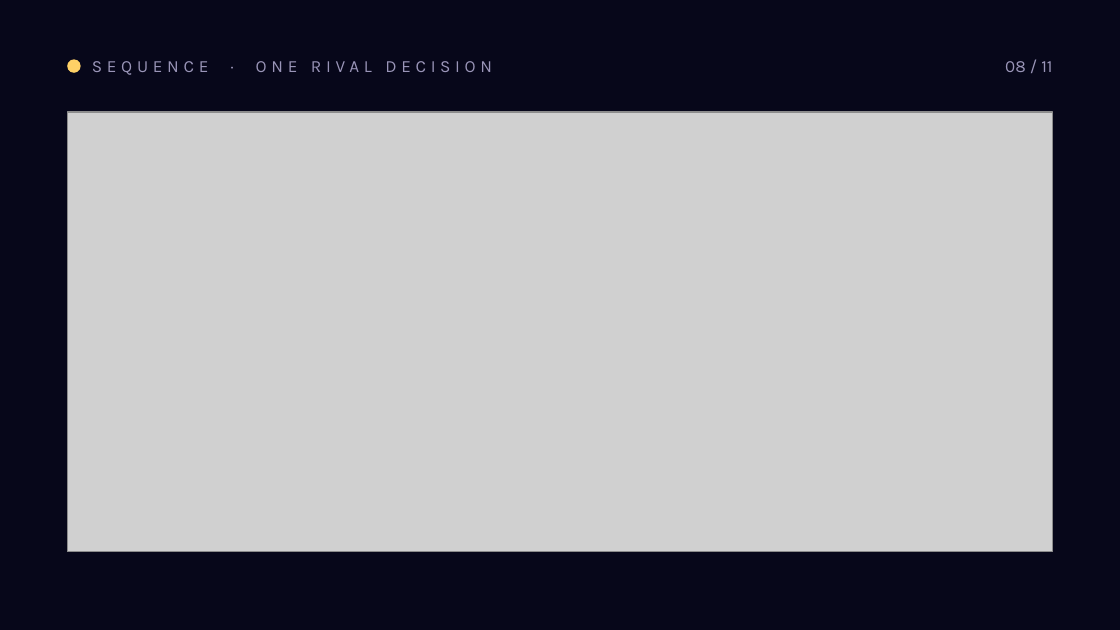
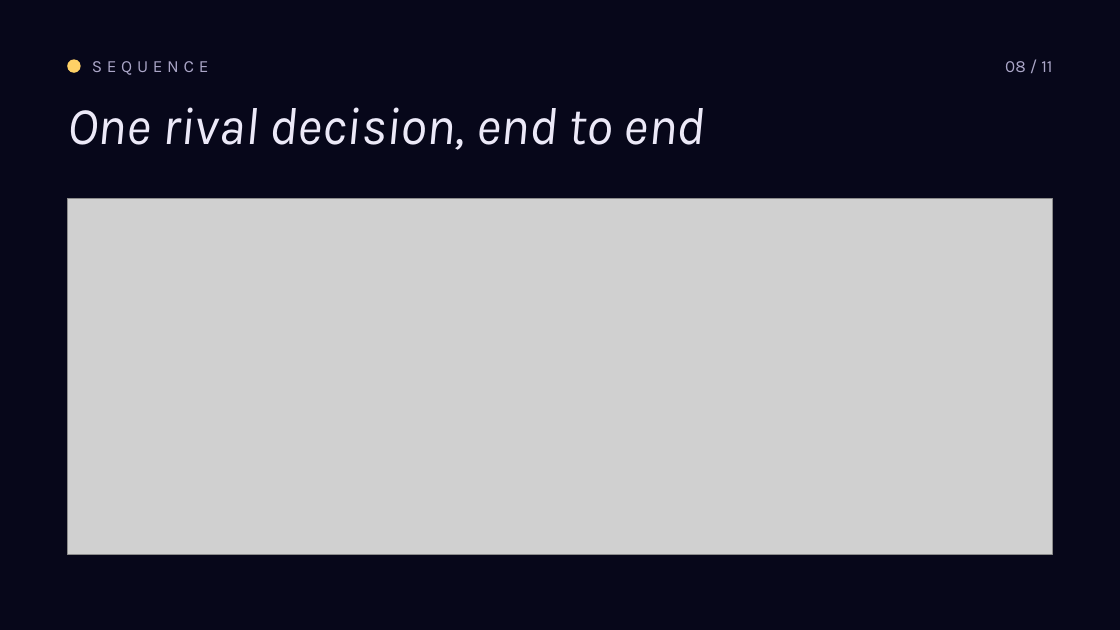
Before and after one commit to roryp/racing, a slide deck: slide 8 of docs/luna-gp-deck.pptx. Drawn at 1120x630 pixels with LibreOffice and Linux fonts; fonts in the diff are those of the drawing; grey boxes stand for pictures. Boxes give left, top, right and bottom in pixels: in the first picture for what was removed or moved away, otherwise in the second. Text is boxed around its words. In the diff, an @@ line names an element or a change of style, - is before the commit and + after.

```diff
--- a/docs/luna-gp-deck.pptx
+++ b/docs/luna-gp-deck.pptx
@@ text "08 / 11" at (1005, 61, 1052, 72): text colour #9A95B8 to #ABA6C8 @@
@@ text at (92, 61, 209, 75): text changed; text colour #9A95B8 to #ABA6C8 @@
-SEQUENCE · ONE RIVAL DECISION
+SEQUENCE
@@ text added at (67, 107, 705, 150), 34 pt, text #ECE9F8, italic @@
+One rival decision, end to end
@@ picture: place and size @@
-picture at (67, 112, 1053, 552)
+picture at (67, 198, 1053, 554)
```
Also in this commit, not shown: 10 other slides changed, 3 other files.
